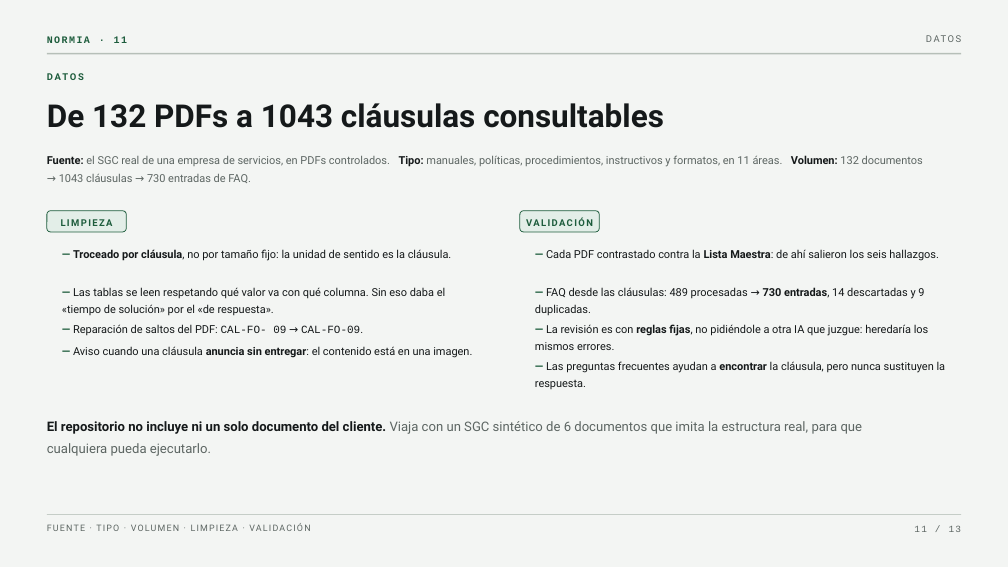
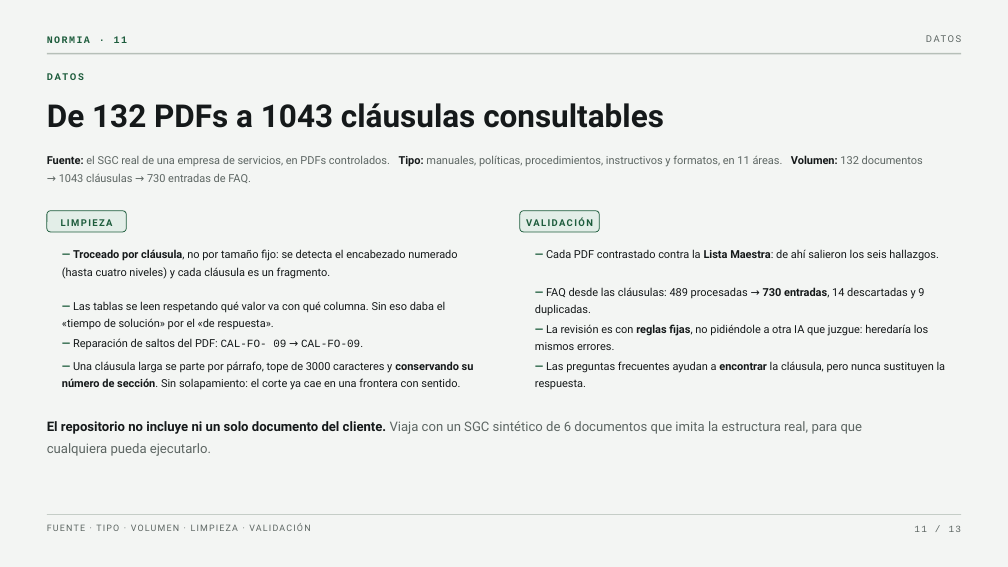
Before and after one commit to klauzirrazabal-max/normia-chatbot-iso, a slide deck: slide 11 of docs/NormIA.pptx. Drawn at 1008x567 pixels with LibreOffice and Linux fonts; fonts in the diff are those of the drawing. Boxes give left, top, right and bottom in pixels: in the first picture for what was removed or moved away, otherwise in the second. Text is boxed around its words. In the diff, an @@ line names an element or a change of style, - is before the commit and + after.

```diff
--- a/docs/NormIA.pptx
+++ b/docs/NormIA.pptx
@@ text at (62, 249, 457, 279): text changed @@
-— Troceado por cláusula, no por tamaño fijo: la unidad de sentido es la cláusula.
+— Troceado por cláusula, no por tamaño fijo: se detecta el encabezado numerado (hasta cuatro niveles) y cada cláusula es un fragmento.
@@ text "— Las tablas se leen ...": place and size @@
-text "— Las tablas se leen ..." at (62, 287, 445, 315)
+text "— Las tablas se leen ..." at (62, 301, 445, 329)
@@ text "— Reparación de saltos del ...": place and size @@
-text "— Reparación de saltos del ..." at (73, 324, 363, 335)
+text "— Reparación de saltos del ..." at (73, 338, 363, 349)
@@ text at (62, 361, 474, 390): text changed @@
-— Aviso cuando una cláusula anuncia sin entregar: el contenido está en una imagen.
+— Una cláusula larga se parte por párrafo, tope de 3000 caracteres y conservando su número de sección. Sin solapamiento: el corte ya cae en una frontera con sentido.
```
Also in this commit, not shown: 1 other slide changed, 3 other files.
